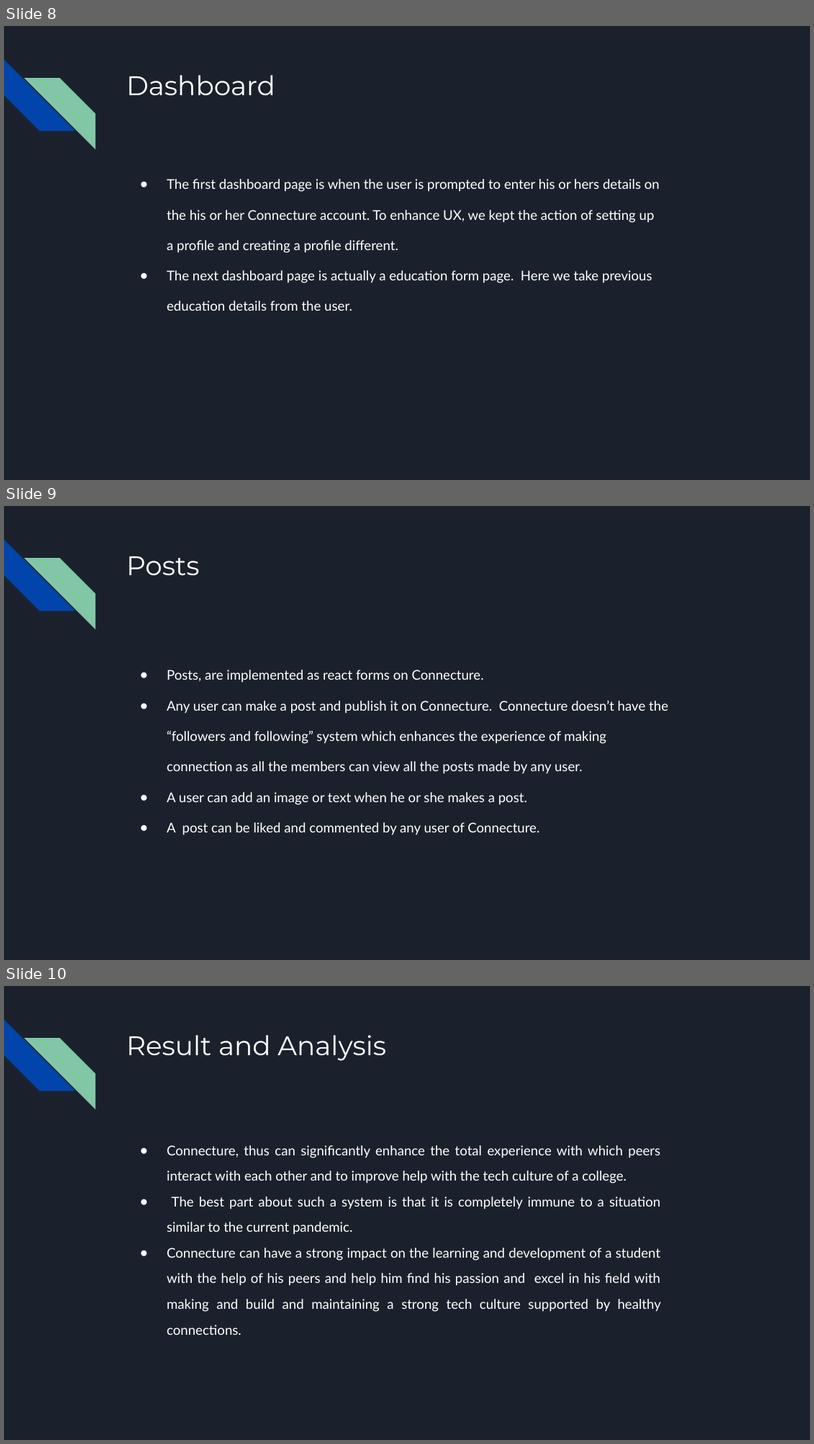
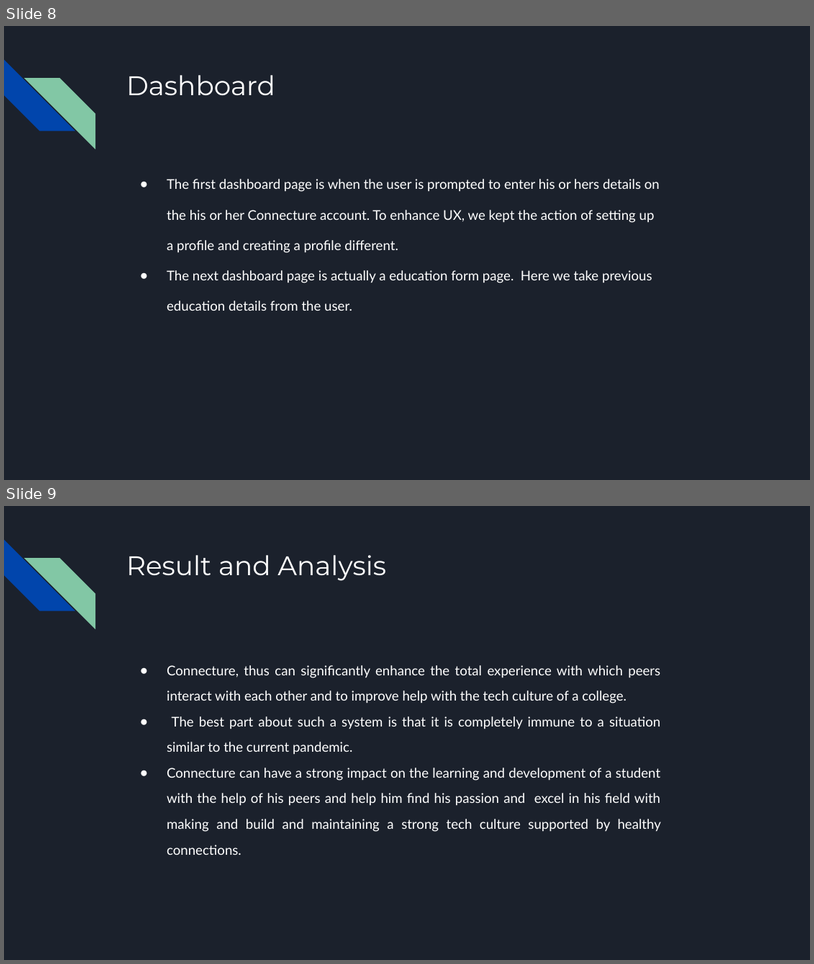
Before and after one commit to riddhi-narkar/connecture, a slide deck: docs/Copy of Mini Project 1-2.pptx. Shown one above the other, each under a label of ours: slides 8, 9 and 10 before the commit, slides 8 and 9 after it. The pictures are 814x1444 and 814x964 pixels, drawn with LibreOffice and Linux fonts; fonts in the diff are those of the drawing. Boxes give left, top, right and bottom in pixels: in the first picture for what was removed or moved away, otherwise in the second. Text is boxed around its words. In the diff, an @@ line names an element or a change of style, - is before the commit and + after.

```diff
--- a/docs/Copy of Mini Project 1-2.pptx
+++ b/docs/Copy of Mini Project 1-2.pptx
@@ slide 9 removed at box(4, 506, 810, 960), background #1B212C; not listed: 2 template elements that a slide beside it also shows @@
@@ title removed at box(126, 556, 199, 575) @@
-Posts
@@ text removed at box(167, 669, 669, 835) @@
-● Posts, are implemented as react forms on Connecture.
-● Any user can make a post and publish it on Connecture. Connecture doesn’t have the “followers and following” system which enhances the experience of making connection as all the members can view all the posts made by any user.
-● A user can add an image or text when he or she makes a post.
-● A post can be liked and commented by any user of Connecture.
@@ what was slide 10 is now slide 9 @@
```
Also in this commit, not shown: 1 slide changed, 13 other files.
